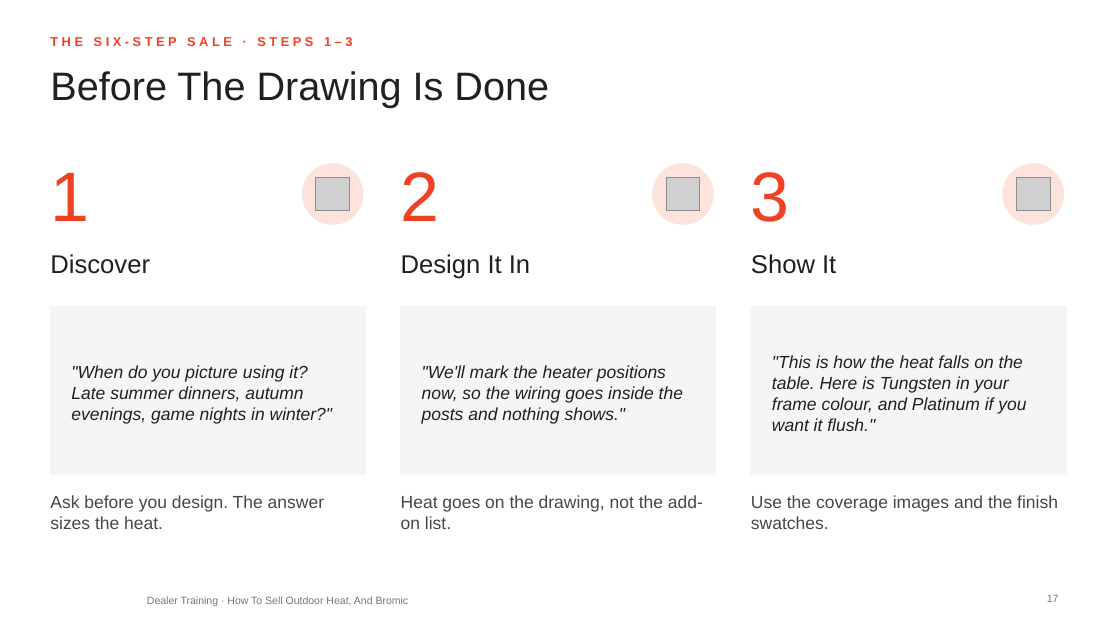
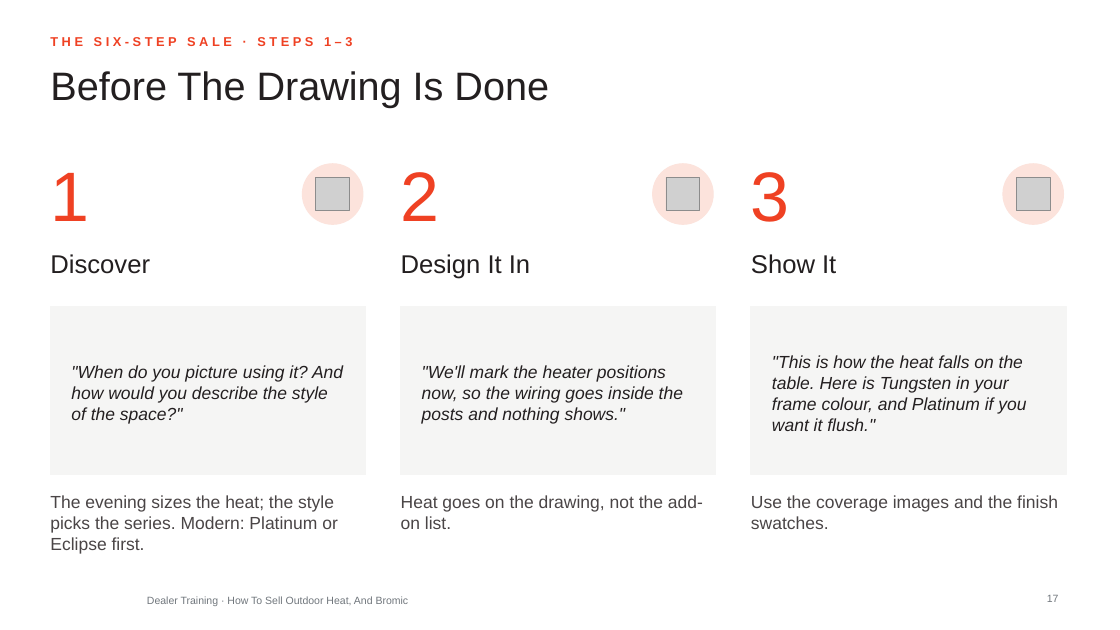
Before and after one commit to aayuvis/Bromic_Marketing, a slide deck: slide 17 of decks/training/out/Bromic-Dealer-How-To-Sell-Outdoor-Heat.pptx. Drawn at 1120x630 pixels with LibreOffice and Linux fonts; fonts in the diff are those of the drawing; grey boxes stand for pictures; background and template pictures are left out. Boxes give left, top, right and bottom in pixels: in the first picture for what was removed or moved away, otherwise in the second. Text is boxed around its words. In the diff, an @@ line names an element or a change of style, - is before the commit and + after.

```diff
--- a/decks/training/out/Bromic-Dealer-How-To-Sell-Outdoor-Heat.pptx
+++ b/decks/training/out/Bromic-Dealer-How-To-Sell-Outdoor-Heat.pptx
@@ text at (71,365,343,424): text changed @@
-"When do you picture using it? Late summer dinners, autumn evenings, game nights in winter?"
+"When do you picture using it? And how would you describe the style of the space?"
@@ text at (50,495,338,554): text changed @@
-Ask before you design. The answer sizes the heat.
+The evening sizes the heat; the style picks the series. Modern: Platinum or Eclipse first.
```
Also in this commit, not shown: 44 other files.
